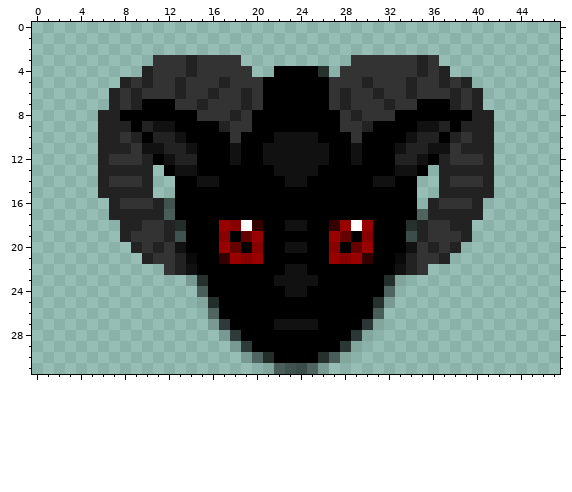
Pixel-art sprite -- app/assets/images/goat-icon.png. Above, as it was before the edit.
The file is 48x32 pixels. Colours within 5 levels of each other are drawn and written as one.
And afterwards:
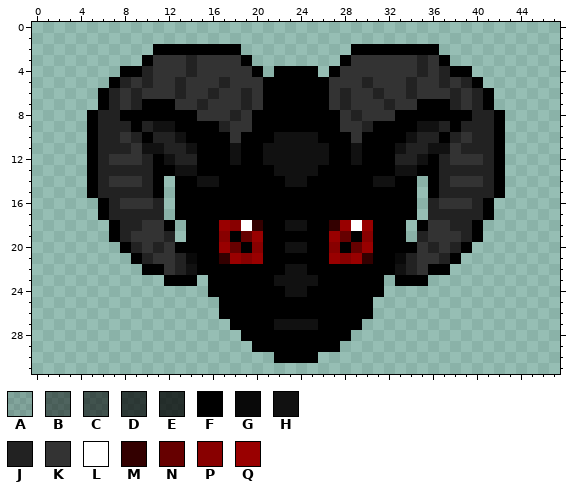
Palette (. is transparent): A #00000022  B #00000079  C #00000090  D #000000b0  E #000000bf  F #000000  G #090909  H #111111  J #222222  K #333333  L #ffffff  M #330000  N #660000  P #880000  Q #990000
Diff:
@@ x 0..47 @@
  1 ................................................
- 2 ................................................
- 3 ...........KKKJKKKK..........KKKKKKJK...........
- 4 ..........JKKKJKKKKK..FFFFE.KKKKKKKJKJ..........
- 5 ........JKJKKJKKKJKKKFFFFFFKKKJKKKJKKJKJ........
- 6 .......JKJKKKJKKJKKJKFFFFFFKJKKJKKJKKKJKJ.......
- 7 .......JKJFFFKKJKKKJKFFFFFFKJKKKJKKFFFJKJ.......
- 8 ......JJFFFFFFFKKKJKFFFFFFFFKJKKKFFFFFFFJJ......
- 9 ......JJJFJHHFFFFJKKFFFFFFFFKKJFFFFHHJFJJJ......
-10 ......JJKJFJJHFFFFKFFFHHHHFFFKFFFFHJJFJKJJ......
-11 ......JJJKHHJJHFFFHFFHHHHHHFFHFFFHJJHHKJJJ......
-12 ......JKKKJFHJJFFFHFFHHHHHHFFHFFFJJHFJKKKJ......
-13 ......JJJJJ.FHHFFFFFFFHHHHFFFFFFFHHF.JJJJJ......
-14 ......JKKKJ..FFHHFFFFFFHHFFFFFFHHFF..JKKKJ......
-15 ......JJJJJ..FFFFFFFFFFFFFFFFFFFFFF..JJJJJ......
-16 .......JKKKJCFFFFFFFFFFFFFFFFFFFFFF.JKKKJ.......
-17 .......JJJJJBFFFFFFFFFFFFFFFFFFFFFFBJJJJJ.......
-18 ........JJKKJEFFFQPLMFFHHFFMQLQFFFEJKKJJ........
-19 ........JKKKJCFFFPFNQFFFFFFQNFPFFFCJKKKJ........
-20 .........JKJKHFFFQNFPFFHHFFPFNQFFFHKJKJ.........
-21 ..........JKKJGFFMQPQFFFFFFQPQMFFGJKKJ..........
-22 ............KJHFFFFFFFFHHFFFFFFFFHJK............
-23 ..............AEFFFFFFHHHHFFFFFFEA..............
-24 ...............BFFFFFFFHHFFFFFFFB...............
-25 ...............AEFFFFFFFFFFFFFFEA...............
-26 ................BFFFFFFFFFFFFFFB................
-27 ................ADFFFFHHHHFFFFDA................
-28 .................ADFFFFFFFFFFDA.................
-29 ..................ADFFFFFFFFDA..................
-30 ...................ABEFFFFEBA...................
-31 .....................ABCCBA.....................
+ 2 ...........FFFFFFFF..........FFFFFFFF...........
+ 3 ..........FKKKJKKKKF........FKKKKKKJKF..........
+ 4 ........FFJKKKJKKKKKF.FFFF.FKKKKKKKJKJFF........
+ 5 .......FJKJKKJKKKJKKKFFFFFFKKKJKKKJKKJKJF.......
+ 6 ......FJKJKKKJKKJKKJKFFFFFFKJKKJKKJKKKJKJF......
+ 7 ......FJKJFFFKKJKKKJKFFFFFFKJKKKJKKFFFJKJF......
+ 8 .....FJJFFFFFFFKKKJKFFFFFFFFKJKKKFFFFFFFJJF.....
+ 9 .....FJJJFJHHFFFFJKKFFFFFFFFKKJFFFFHHJFJJJF.....
+10 .....FJJKJFJJHFFFFKFFFHHHHFFFKFFFFHJJFJKJJF.....
+11 .....FJJJKHHJJHFFFHFFHHHHHHFFHFFFHJJHHKJJJF.....
+12 .....FJKKKJFHJJFFFHFFHHHHHHFFHFFFJJHFJKKKJF.....
+13 .....FJJJJJFFHHFFFFFFFHHHHFFFFFFFHHFFJJJJJF.....
+14 .....FJKKKJF.FFHHFFFFFFHHFFFFFFHHFF.FJKKKJF.....
+15 .....FJJJJJF.FFFFFFFFFFFFFFFFFFFFFF.FJJJJJF.....
+16 ......FJKKKJ.FFFFFFFFFFFFFFFFFFFFFF.JKKKJF......
+17 ......FJJJJJ.FFFFFFFFFFFFFFFFFFFFFF.JJJJJF......
+18 .......FJJKKF.FFFQPLMFFHHFFMQLQFFF.FKKJJF.......
+19 .......FJKKKJ.FFFPFNQFFFFFFQNFPFFF.JKKKJF.......
+20 ........FJKJKFFFFQNFPFFHHFFPFNQFFFFKJKJF........
+21 .........FJKKJGFFMQPQFFFFFFQPQMFFGJKKJF.........
+22 ..........FFKJHFFFFFFFFHHFFFFFFFFHJKFF..........
+23 ............FFF.FFFFFFHHHHFFFFFF.FFF............
+24 ................FFFFFFFHHFFFFFFF................
+25 .................FFFFFFFFFFFFFF.................
+26 .................FFFFFFFFFFFFFF.................
+27 ..................FFFFHHHHFFFF..................
+28 ...................FFFFFFFFFF...................
+29 ....................FFFFFFFF....................
+30 ......................FFFF......................
+31 ................................................
Boxes around the changes in both pictures, in picture pixels (x1, y1, x2, y2):
changed: (87, 44, 505, 374)
